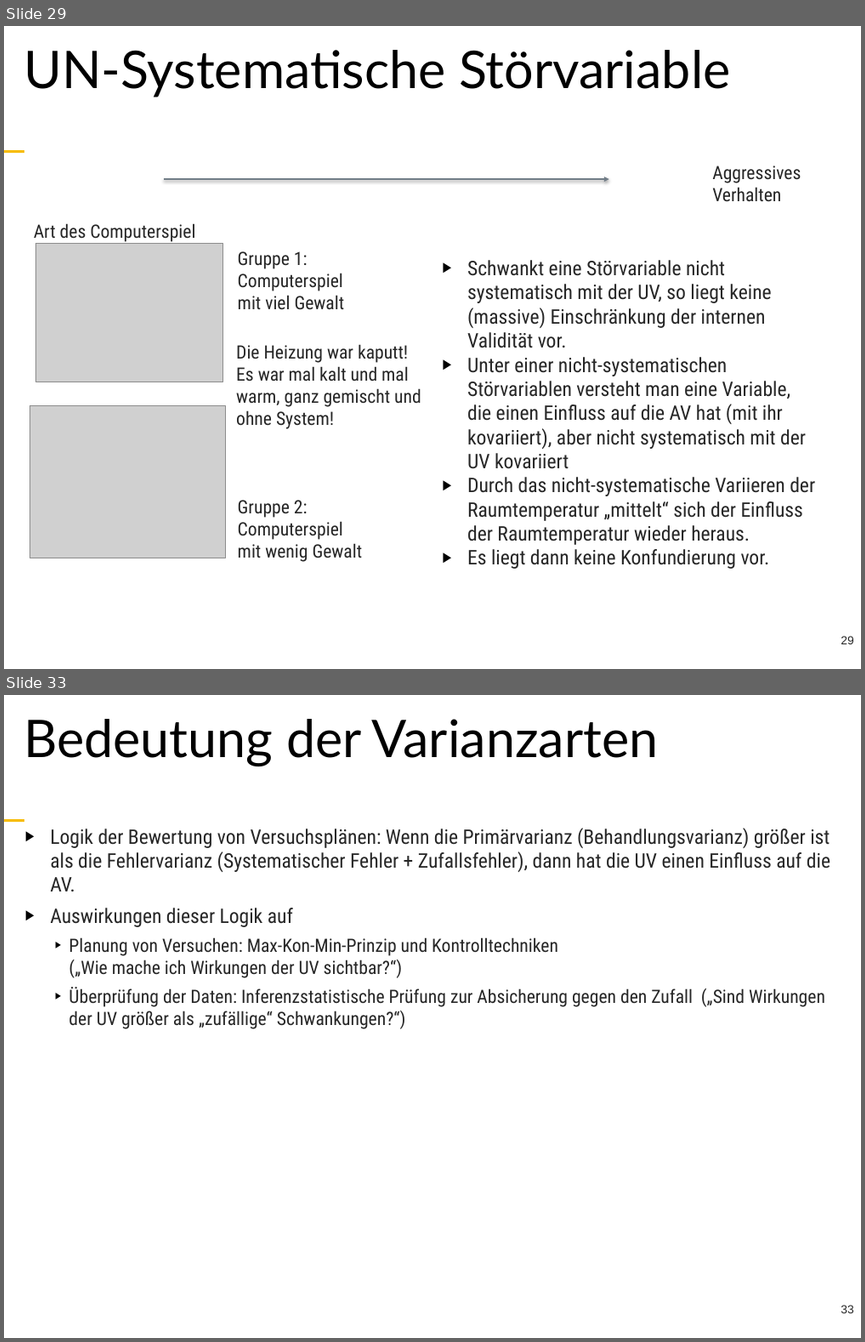
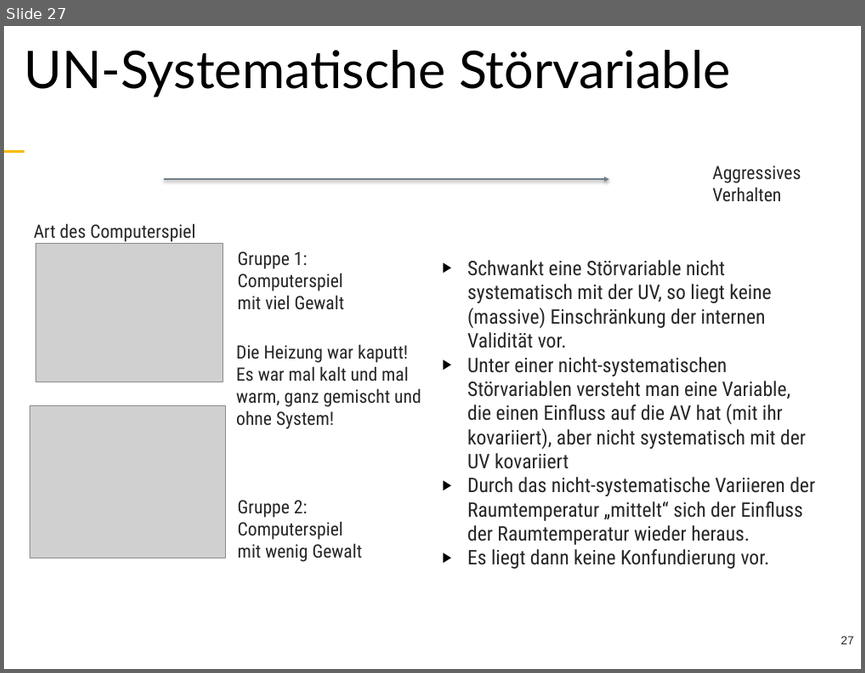
Before and after one commit to sebastiansauer/fopra, a slide deck: Skript-Folien/FoPra-Thema04.pptx. Shown one above the other, each under a label of ours: slides 29 and 33 before the commit, slide 27 after it; the slides between them are not shown. The pictures are 865x1342 and 865x673 pixels, drawn with LibreOffice and Linux fonts; fonts in the diff are those of the drawing; grey boxes stand for pictures. Boxes give left, top, right and bottom in pixels: in the first picture for what was removed or moved away, otherwise in the second. Text is boxed around its words. In the diff, an @@ line names an element or a change of style, - is before the commit and + after.

```diff
--- a/Skript-Folien/FoPra-Thema04.pptx
+++ b/Skript-Folien/FoPra-Thema04.pptx
@@ slide 33 removed at [4, 695, 861, 1338], background #FFFFFF; not listed: 1 template element that a slide beside it also shows @@
@@ text removed at [24, 719, 658, 766] @@
-Bedeutung der Varianzarten
@@ text removed at [50, 828, 830, 1029] @@
-▶︎ Logik der Bewertung von Versuchsplänen: Wenn die Primärvarianz (Behandlungsvarianz) größer ist als die Fehlervarianz (Systematischer Fehler + Zufallsfehler), dann hat die UV einen Einfluss auf die AV.
-▶︎ Auswirkungen dieser Logik auf
-  ▶︎ Planung von Versuchen: Max-Kon-Min-Prinzip und Kontrolltechniken
-     („Wie mache ich Wirkungen der UV sichtbar?“)
-  ▶︎ Überprüfung der Daten: Inferenzstatistische Prüfung zur Absicherung gegen den Zufall („Sind Wirkungen der UV größer als „zufällige“ Schwankungen?“)
@@ page number removed at [840, 1304, 853, 1313] @@
-33
@@ what was slide 29 is now slide 27 @@
@@ page number at [840, 635, 853, 644]: text changed @@
-29
+27
```
Also in this commit, not shown: 4 slides changed, 2 slides added, 45 other slides removed, 9 other files.
